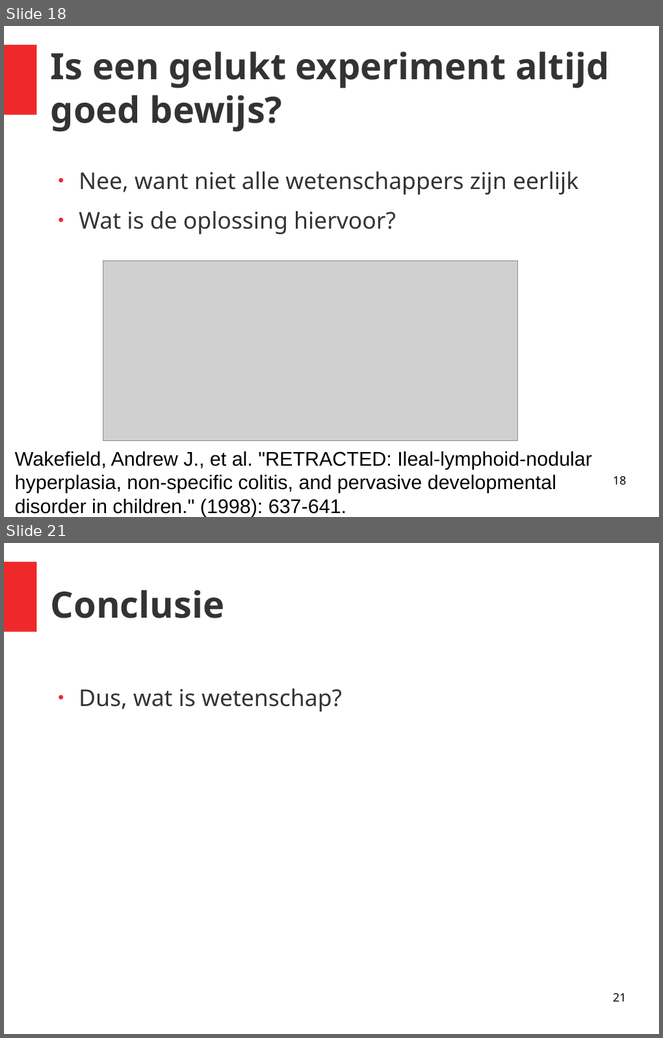
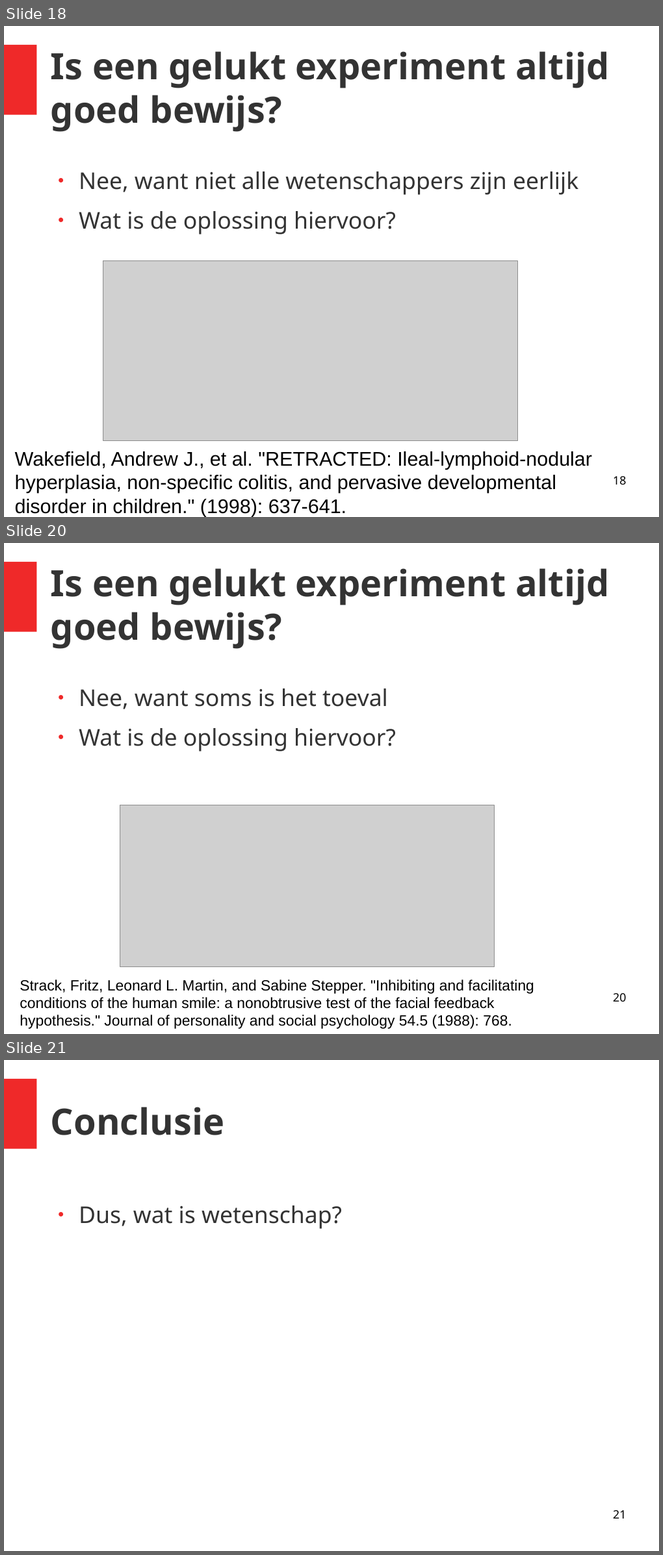
Before and after one commit to richelbilderbeek/gastles_petje_af_20201011, a slide deck: presentatie.odp. Shown one above the other, each under a label of ours: slides 18 and 21 before the commit, slides 18, 20 and 21 after it; the slides between them are not shown. The pictures are 663x1038 and 663x1555 pixels, drawn with LibreOffice and Linux fonts; fonts in the diff are those of the drawing; grey boxes stand for pictures. Boxes give left, top, right and bottom in pixels: in the first picture for what was removed or moved away, otherwise in the second. Text is boxed around its words. In the diff, an @@ line names an element or a change of style, - is before the commit and + after.

```diff
--- a/presentatie.odp
+++ b/presentatie.odp
@@ slide 20 added at [4, 543, 659, 1034], background #FFFFFF; not listed: 1 template element that a slide beside it also shows @@
@@ title added at [51, 568, 609, 649], 44 pt, text #333333, bold @@
+Is een gelukt experiment altijd goed bewijs?
@@ text added at [79, 689, 396, 752], 28 pt, text #333333 @@
+● Nee, want soms is het toeval
+● Wat is de oplossing hiervoor?
@@ picture added at [120, 806, 495, 967] @@
@@ text added at [20, 980, 534, 1029], 18 pt, text #000000 @@
+Strack, Fritz, Leonard L. Martin, and Sabine Stepper. "Inhibiting and facilitating conditions of the human smile: a nonobtrusive test of the facial feedback hypothesis." Journal of personality and social psychology 54.5 (1988): 768.
@@ page number added at [613, 993, 626, 1002], 14 pt, text #000000 @@
+20
```
Also in this commit, not shown: 5 slides changed, 5 other slides added, 1 slide removed, 3 other files.
